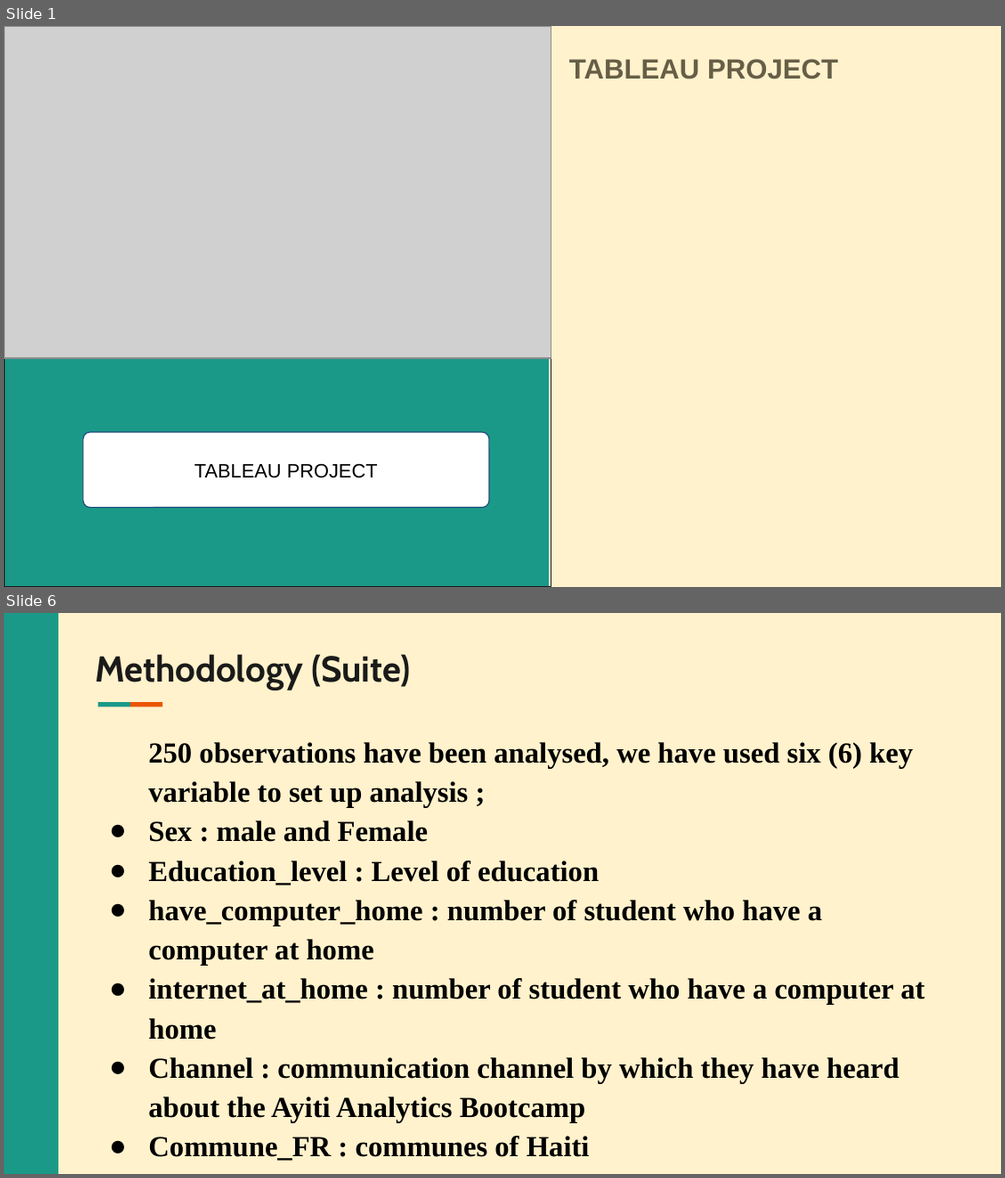
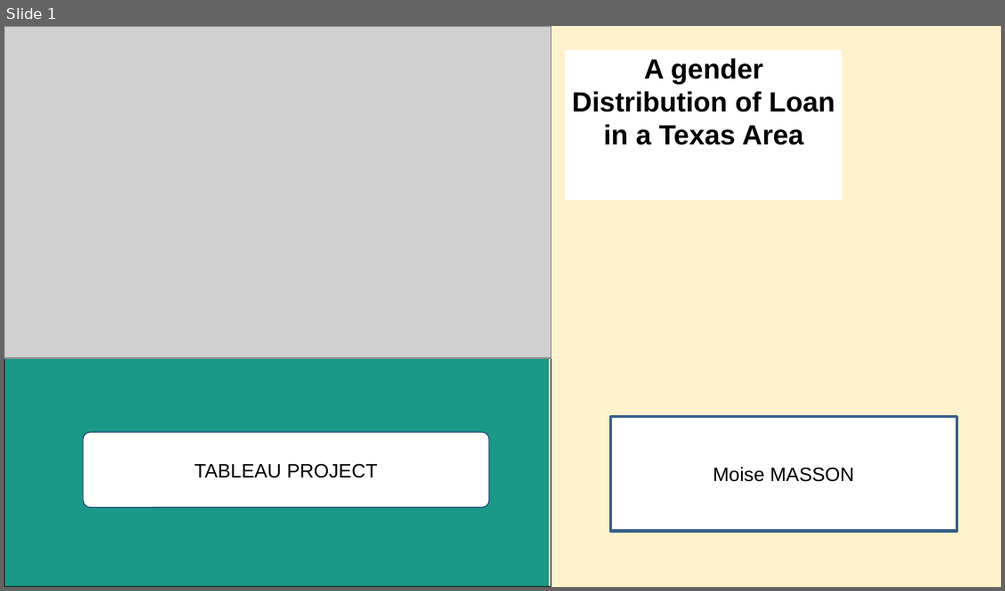
Before and after one commit to Ben-Judas/Tableau-Project, a slide deck: Project Tableau.pptx. Shown one above the other, each under a label of ours: slides 1 and 6 before the commit, slide 1 after it; the slides between them are not shown. The pictures are 1005x1178 and 1005x591 pixels, drawn with LibreOffice and Linux fonts; fonts in the diff are those of the drawing; grey boxes stand for pictures; background and template pictures are left out. Boxes give left, top, right and bottom in pixels: in the first picture for what was removed or moved away, otherwise in the second. Text is boxed around its words. In the diff, an @@ line names an element or a change of style, - is before the commit and + after.

```diff
--- a/Project Tableau.pptx
+++ b/Project Tableau.pptx
@@ slide 6 removed at <box>4,613,1001,1174</box>, background #FFF2CC @@
@@ freeform shape removed at <box>4,613,59,1173</box> @@
@@ title removed at <box>95,654,410,690</box> @@
-Methodology (Suite)
@@ freeform shape removed at <box>97,702,129,706</box> @@
@@ freeform shape removed at <box>130,702,162,706</box> @@
@@ text removed at <box>148,742,924,1160</box> @@
-250 observations have been analysed, we have used six (6) key variable to set up analysis ;
-● Sex : male and Female
-● Education_level : Level of education
-● have_computer_home : number of student who have a computer at home
-● internet_at_home : number of student who have a computer at home
-● Channel : communication channel by which they have heard about the Ayiti Analytics Bootcamp
-● Commune_FR : communes of Haiti
@@ slide 1 changed as well @@
@@ rectangle added at <box>566,50,842,200</box>, fill #FFFFFF, 20 pt, text #000000, bold @@
+A gender Distribution of Loan in a Texas Area
@@ text removed at <box>569,59,838,79</box> @@
-TABLEAU PROJECT
@@ rectangle added at <box>611,416,957,531</box>, fill #FFFFFF, outline #3A5F8C 2 pt, 14 pt, text #000000 @@
+Moise MASSON
```
Also in this commit, not shown: 1 other slide changed, 4 slides added, 11 other slides removed.
